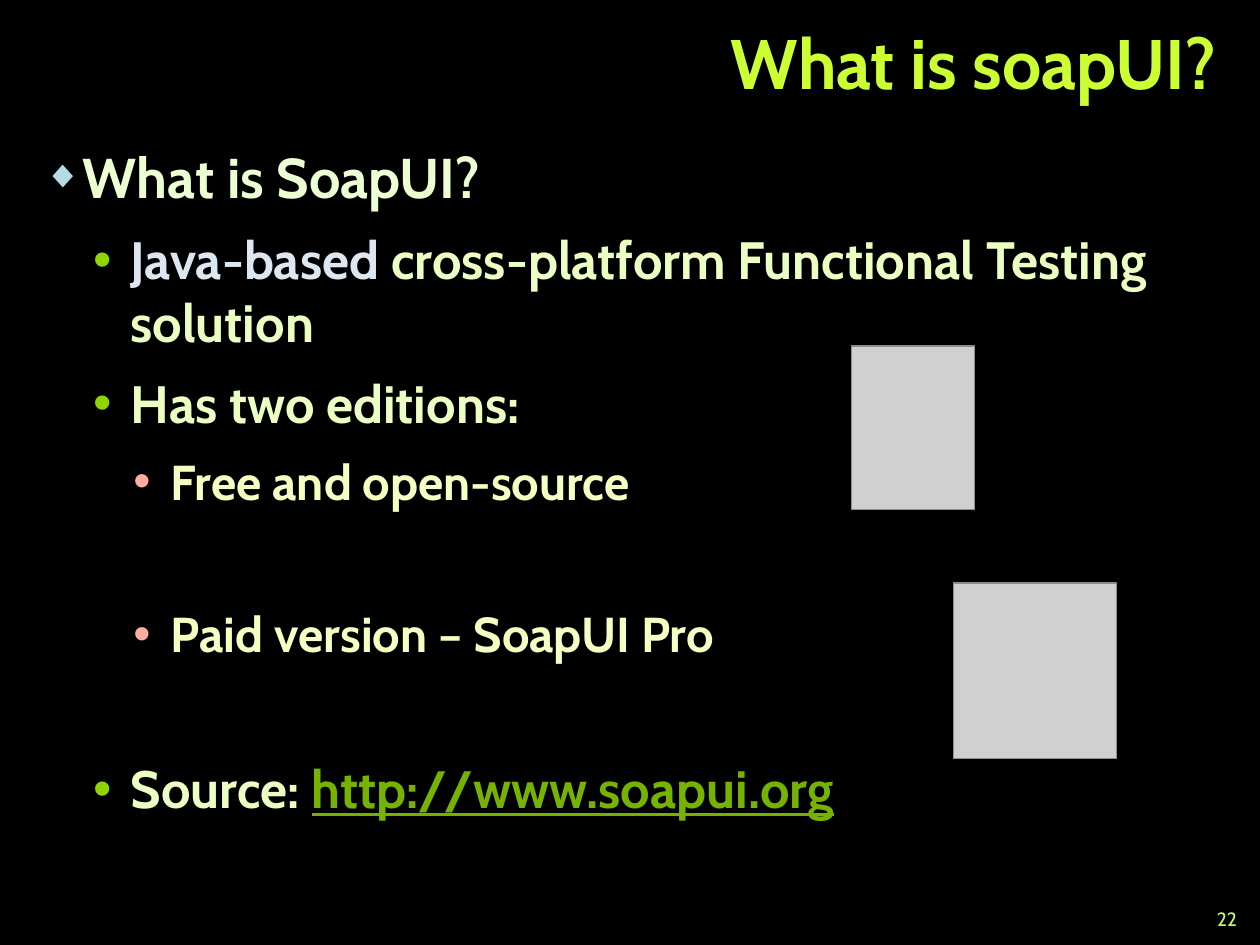
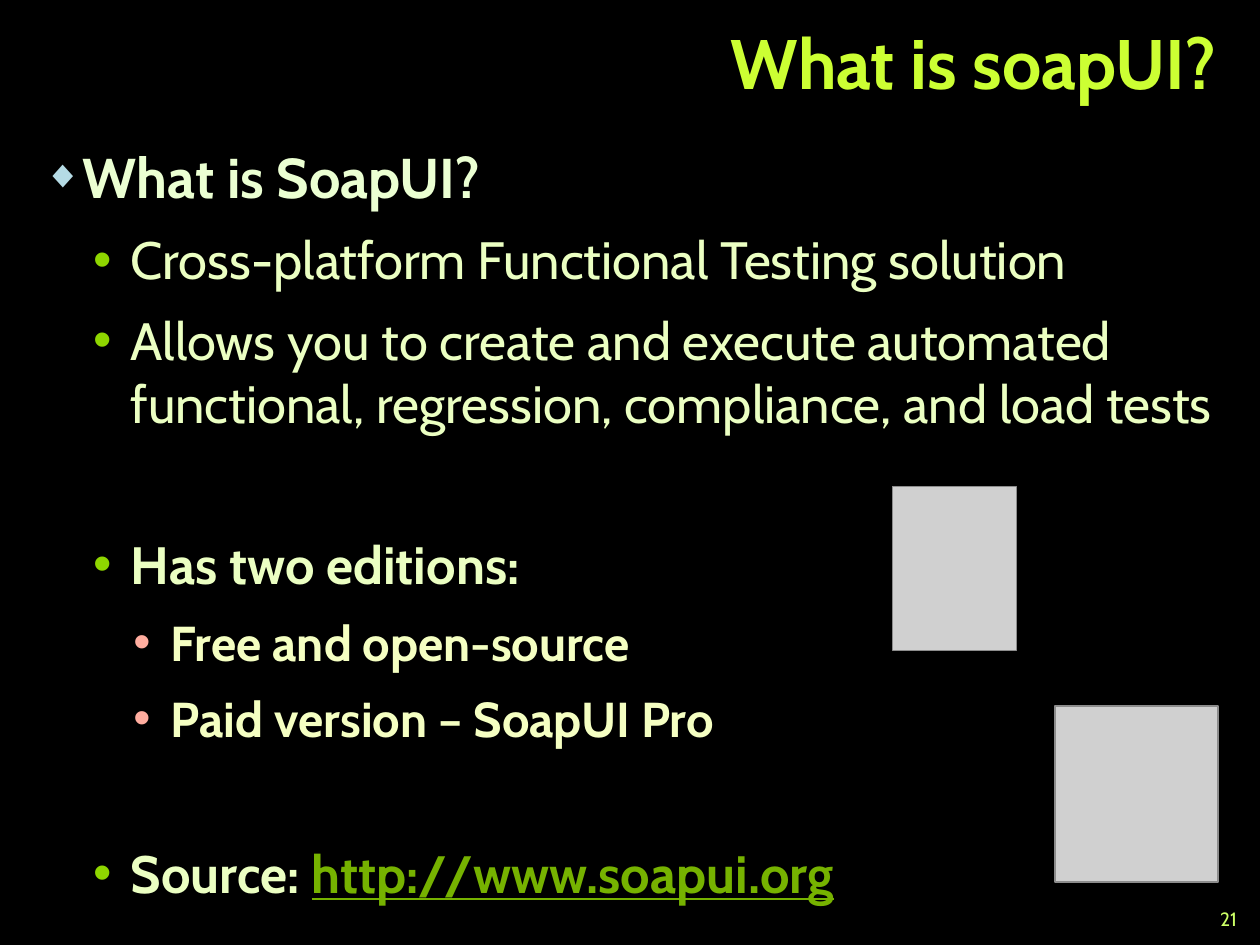
Before and after one commit to TelerikAcademy/QA-Academy, a slide deck: slide 21 of 27. WebService Testing/WebService Testing-SOAP-based.pptx (slide 22 before the commit). Drawn at 1260x945 pixels with LibreOffice and Linux fonts; fonts in the diff are those of the drawing; grey boxes stand for pictures; background and template pictures are left out. Boxes give left, top, right and bottom in pixels: in the first picture for what was removed or moved away, otherwise in the second. Text is boxed around its words. In the diff, an @@ line names an element or a change of style, - is before the commit and + after.

```diff
--- a/27. WebService Testing/WebService Testing-SOAP-based.pptx
+++ b/27. WebService Testing/WebService Testing-SOAP-based.pptx
@@ text at (131, 239, 1211, 435): text changed; bold off @@
-  • Java-based cross-platform Functional Testing solution
+  • Cross-platform Functional Testing solution
+  • Allows you to create and execute automated functional, regression, compliance, and load tests
@@ picture: place and size @@
-picture at (852, 346, 975, 510)
+picture at (893, 486, 1017, 650)
@@ picture: place and size @@
-picture at (954, 583, 1116, 760)
+picture at (1055, 706, 1217, 882)
@@ page number at (1220, 912, 1237, 926): text changed @@
-22
+21
```
Also in this commit, not shown: 1 other slide changed, 1 slide removed.
